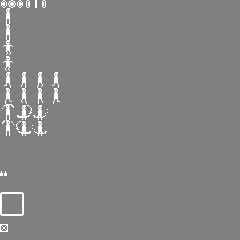
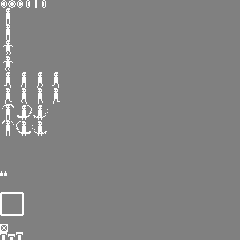
Comparing the layer stacks of the two 240×240 images. Changes:
painted on "Spritesheet" over [0, 232, 23, 240]
